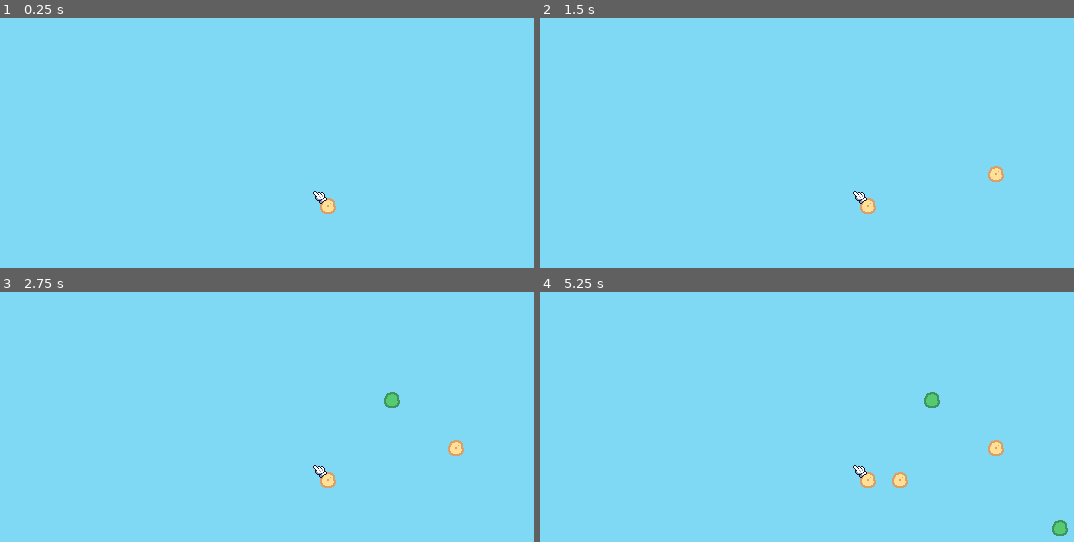
Above: before the commit, frames 1-4 (two rows, left to right).
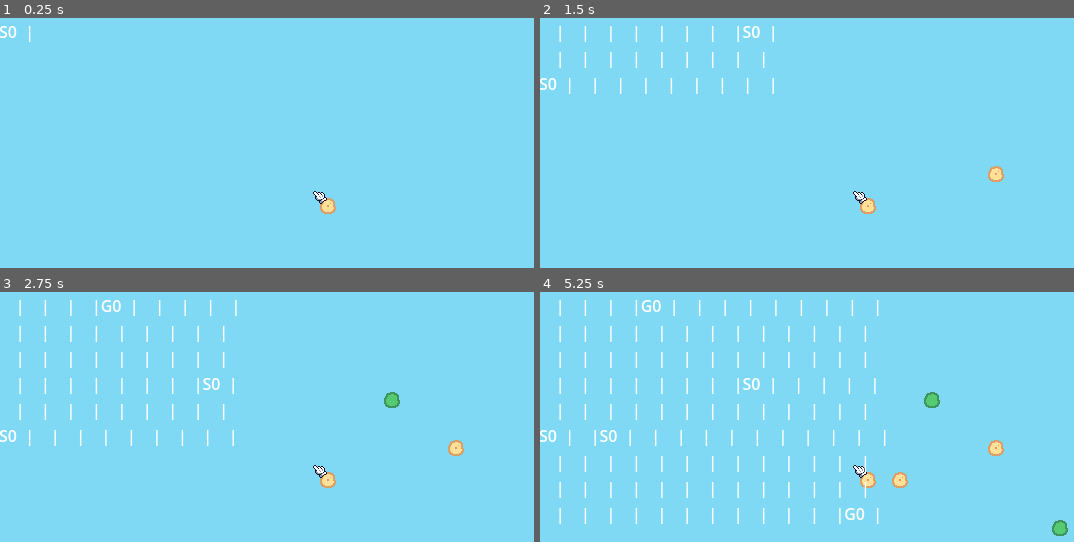
Above: after the commit, the same moments.

Repository: ninesliced/micro-jam-061
Game: Godot game, scene res://src/scripts/game/game.tscn
Two runs of this game, one before a commit and one after it. Both use one fixed random seed, a clock stepped at 60 frames per second and the inputs below. This scene is started directly instead of the project's main scene.
Inputs (mouse positions are in pixels of both pictures, inside the frame that each line leads up to):
- Up to frame 1 (0.25 s): no input
- Up to frame 2 (1.5 s): tap Enter at 0.5 s; move the mouse to (999, 180) at 0.52 s; hold Shift 0.53-1.28 s; click (999, 180) at 0.67 s; tap Space at 0.77, 1.25 s; move the mouse to (732, 215) at 1.27 s; tap Shift at 1.35 s; click (732, 215) at 1.42 s
- Up to frame 3 (2.75 s): tap Space at 1.52 s; tap Enter at 2 s; move the mouse to (384, 392) at 2.02 s; hold Shift from 2.03 s (still down); click (384, 392) at 2.17 s
- Up to frame 4 (5.25 s): tap Space at 2.75, 3.02, 3.77, 4.25, 4.52 s; move the mouse to (outside the picture) at 2.77 s; release Shift at 2.78 s; tap Shift at 2.85, 4.35 s; click (outside the picture) at 2.92 s; tap Enter at 3.5 s; move the mouse to (1052, 527) at 3.52 s; hold Shift 3.53-4.28 s; click (1052, 527) at 3.67 s; move the mouse to (668, 417) at 4.27 s; click (668, 417) at 4.42 s; move the mouse to (892, 472) at 5.02 s; hold Shift from 5.03 s (still down); click (892, 472) at 5.17 s

The runs differ from the first frame. In frame 1, 0.1% of the frame differs, in the area x 0-6%, y 3-10%; in frame 2, 0.8%; in frame 3, 1.6%; in frame 4, 3.3%, in the area x 0-65%, y 3-93%.

Commit message:
BIG BUG FIX

Diff:
--- a/src/scripts/block/block.gd
+++ b/src/scripts/block/block.gd
@@ -12,6 +12,8 @@
 	self.map_referance = map
 	self.element = element_
 	self.item = item_
+	# self.item.current_state = 0
+	# self.element.erosion_level = 0
 
 func set_element(element_):
 	self.element = element_
@@ -20,9 +22,10 @@
 	self.item = new_item
 	self.item.current_state = 0
 	self.element.erosion_level = 0
-	if new_item == Map.item_type["Tree"]:
+	print(item, item.item_name)
+	if new_item and new_item.item_name == "Tree":
 		if not has_water_next_to():
-			set_element(Map.element_type["Grass"])
+			set_element(Map.get_element_by_name("Grass"))
 
 func _on_random_tick_item():
 	# Si il a un voisin arbre alors il peut placer un une seed
@@ -33,10 +36,13 @@
 		return
 	var random_f = randf()
 	if random_f < self.item.random_state_update:
-		if self.item == Map.item_type["Seed"]:
+		print(random_f, self.item.random_state_update)
+		if self.item.item_name == "Seed":
 			self.item.current_state += 1
+			print("updated", self.item.current_state)
+
 			if self.item.current_state >= self.item.max_random_state:
-				self.set_item(Map.item_type["Tree"])
+				self.set_item(Map.get_item_by_name("Tree"))
 			self.map_referance.a_block_was_updated(self.position, self)
 
 func _on_random_tick_element():
@@ -50,8 +56,8 @@
 			erodate_block()
 
 func erodate_block():
-	if self.element == Map.element_type["Grass"]:
-		self.set_element(Map.element_type["Sand"])
+	if self.element == Map.get_element_by_name("Grass"):
+		self.set_element(Map.get_element_by_name("Sand"))
 	else:
 		self.map_referance.destroy_block(self.position)
 
--- a/src/scripts/block/element/dirt.tres
+++ b/src/scripts/block/element/dirt.tres
@@ -1,8 +1,8 @@
-[gd_resource type="Resource" script_class="Element" format=3 uid="uid://hcdvtx3eiegl"]
+[gd_resource type="Resource" script_class="ElementResource" format=3 uid="uid://hcdvtx3eiegl"]
 
-[ext_resource type="Script" uid="uid://cpo8dsmhbq7g4" path="res://src/scripts/block/element/element.gd" id="1_alte1"]
+[ext_resource type="Script" uid="uid://cvu4shs4ydd2q" path="res://src/scripts/block/element/element_resource.gd" id="1_alte1"]
 
 [resource]
 script = ExtResource("1_alte1")
 name = "Dirt"
-metadata/_custom_type_script = "uid://cpo8dsmhbq7g4"
+metadata/_custom_type_script = "uid://cvu4shs4ydd2q"
--- a/src/scripts/block/element/element.gd
+++ b/src/scripts/block/element/element.gd
@@ -1,12 +1,28 @@
-extends Resource
+extends Node
 class_name Element
 
-@export var name: String
-@export var texture: Texture2D
-@export var terrain_set: int = 0
-@export var terrain: int = 0
-@export var tile_map_layer: String = "ElementLayer"
+var element_name: String
+var texture: Texture2D
+var terrain_set: int = 0
+var terrain: int = 0
+var tile_map_layer: String = "ElementLayer"
 
 var erosion_level = 0
-@export var erosion_proba: float = -1
-@export var erosion_max = 15
+var erosion_proba: float = -1
+var erosion_max = 15
+
+@export var element_resource: ElementResource
+
+func get_value_letter():
+	return self.element_name[0] + str(erosion_level)
+
+func _init(element_resource_: ElementResource) -> void:
+	self.element_name = element_resource_.name
+	self.texture = element_resource_.texture
+	self.terrain_set = element_resource_.terrain_set
+	self.terrain = element_resource_.terrain
+	self.tile_map_layer = element_resource_.tile_map_layer
+	erosion_level = element_resource_.erosion_level
+	self.erosion_proba = element_resource_.erosion_proba
+	self.erosion_max = element_resource_.erosion_max
+	element_resource = element_resource_
--- /dev/null
+++ b/src/scripts/block/element/element_resource.gd
@@ -0,0 +1,15 @@
+extends Resource
+class_name ElementResource
+
+@export var name: String
+@export var texture: Texture2D
+@export var terrain_set: int = 0
+@export var terrain: int = 0
+@export var tile_map_layer: String = "ElementLayer"
+
+var erosion_level = 0
+@export var erosion_proba: float = -1
+@export var erosion_max = 15
+
+func get_value_letter():
+	return name[0] + str(erosion_level)
--- a/src/scripts/block/element/grass.tres
+++ b/src/scripts/block/element/grass.tres
@@ -1,12 +1,9 @@
-[gd_resource type="Resource" script_class="Element" format=3 uid="uid://bb10qm143aju3"]
+[gd_resource type="Resource" script_class="ElementResource" format=3 uid="uid://dgv46vbi4sat6"]
 
-[ext_resource type="Script" uid="uid://cpo8dsmhbq7g4" path="res://src/scripts/block/element/element.gd" id="1_0nutm"]
+[ext_resource type="Script" uid="uid://cvu4shs4ydd2q" path="res://src/scripts/block/element/element_resource.gd" id="1_0nutm"]
 
 [resource]
 script = ExtResource("1_0nutm")
-name = "Grasse"
+name = "Grass"
 terrain = 1
-tile_map_layer = "GrassLayer"
-erosion_proba = 0.2
-erosion_max = 5
-metadata/_custom_type_script = "uid://cpo8dsmhbq7g4"
+metadata/_custom_type_script = "uid://cvu4shs4ydd2q"
--- a/src/scripts/block/element/sand.tres
+++ b/src/scripts/block/element/sand.tres
@@ -1,10 +1,10 @@
-[gd_resource type="Resource" script_class="Element" format=3 uid="uid://7yj7w6o3bm87"]
+[gd_resource type="Resource" script_class="ElementResource" format=3 uid="uid://7yj7w6o3bm87"]
 
-[ext_resource type="Script" uid="uid://cpo8dsmhbq7g4" path="res://src/scripts/block/element/element.gd" id="1_pva6h"]
+[ext_resource type="Script" uid="uid://cvu4shs4ydd2q" path="res://src/scripts/block/element/element_resource.gd" id="1_pva6h"]
 
 [resource]
 script = ExtResource("1_pva6h")
 name = "Sand"
 erosion_proba = 0.01
 erosion_max = 5
-metadata/_custom_type_script = "uid://cpo8dsmhbq7g4"
+metadata/_custom_type_script = "uid://cvu4shs4ydd2q"
--- a/src/scripts/block/item/item.gd
+++ b/src/scripts/block/item/item.gd
@@ -1,13 +1,30 @@
 extends Resource
 class_name Item
 
-@export var name: String
-@export var texture: Texture2D
+var item_name: String
+var texture: Texture2D
 
 var current_state = 0
 var water_level = 0
-@export var random_state_update: float = 0.2
-@export var max_random_state = 4
+var random_state_update: float = 0.2
+var max_random_state = 4
 
-@export var tileset_source_id = 0
-@export var tileset_atlas_coord = Vector2i(0, 0)
+var tileset_source_id = 0
+var tileset_atlas_coord = Vector2i(0, 0)
+
+
+@export var item_resource: ItemResource
+
+func get_value_letter():
+	return item_name[0] + str(current_state)
+
+func _init(item_resource_: ItemResource) -> void:
+	self.item_name = item_resource_.name
+	self.texture = item_resource_.texture
+	current_state = item_resource_.current_state
+	water_level = item_resource_.water_level
+	self.random_state_update = item_resource_.random_state_update
+	self.max_random_state = item_resource_.max_random_state
+	self.tileset_source_id = item_resource_.tileset_source_id
+	self.tileset_atlas_coord = item_resource_.tileset_atlas_coord
+	item_resource = item_resource_
--- /dev/null
+++ b/src/scripts/block/item/item_resource.gd
@@ -0,0 +1,16 @@
+extends Resource
+class_name ItemResource
+
+@export var name: String
+@export var texture: Texture2D
+
+var current_state = 0
+var water_level = 0
+@export var random_state_update: float = 0.2
+@export var max_random_state = 4
+
+@export var tileset_source_id = 0
+@export var tileset_atlas_coord = Vector2i(0, 0)
+
+func get_value_letter():
+	return name[0] + str(current_state)
--- a/src/scripts/block/item/seed.tres
+++ b/src/scripts/block/item/seed.tres
@@ -1,10 +1,10 @@
-[gd_resource type="Resource" script_class="Item" format=3 uid="uid://dis1dmgr8ll1d"]
+[gd_resource type="Resource" script_class="ItemResource" format=3 uid="uid://dis1dmgr8ll1d"]
 
-[ext_resource type="Script" uid="uid://hwwhmb8dfkrk" path="res://src/scripts/block/item/item.gd" id="1_0lp32"]
+[ext_resource type="Script" uid="uid://cxe6xhurg1qks" path="res://src/scripts/block/item/item_resource.gd" id="1_0lp32"]
 
 [resource]
 script = ExtResource("1_0lp32")
 name = "Seed"
 random_state_update = 1.0
 tileset_source_id = 7
-metadata/_custom_type_script = "uid://hwwhmb8dfkrk"
+metadata/_custom_type_script = "uid://cxe6xhurg1qks"
--- a/src/scripts/block/item/tree.tres
+++ b/src/scripts/block/item/tree.tres
@@ -1,6 +1,6 @@
-[gd_resource type="Resource" script_class="Item" format=3 uid="uid://bys1fy8gb7200"]
+[gd_resource type="Resource" script_class="ItemResource" format=3 uid="uid://bys1fy8gb7200"]
 
-[ext_resource type="Script" uid="uid://hwwhmb8dfkrk" path="res://src/scripts/block/item/item.gd" id="1_2uclw"]
+[ext_resource type="Script" uid="uid://cxe6xhurg1qks" path="res://src/scripts/block/item/item_resource.gd" id="1_2uclw"]
 
 [resource]
 script = ExtResource("1_2uclw")
@@ -8,4 +8,4 @@
 random_state_update = -1.0
 tileset_source_id = 7
 tileset_atlas_coord = Vector2i(3, 0)
-metadata/_custom_type_script = "uid://hwwhmb8dfkrk"
+metadata/_custom_type_script = "uid://cxe6xhurg1qks"
--- a/src/scripts/block/sand.tres
+++ /dev/null
@@ -1,8 +0,0 @@
-[gd_resource type="Resource" script_class="Block" format=3 uid="uid://k06ugpn5l8an"]
-
-[ext_resource type="Script" uid="uid://dljk8x63582jq" path="res://src/scripts/block/block.gd" id="1_i04ik"]
-
-[resource]
-resource_name = "Sand"
-script = ExtResource("1_i04ik")
-metadata/_custom_type_script = "uid://dljk8x63582jq"
--- a/src/scripts/game/game.tscn
+++ b/src/scripts/game/game.tscn
@@ -137,3 +137,11 @@
 [node name="HandSprite" type="Sprite2D" parent="Hand" unique_id=824478699]
 unique_name_in_owner = true
 texture = ExtResource("10_8wyrr")
+
+[node name="Debeugue" type="Label" parent="." unique_id=637421362]
+unique_name_in_owner = true
+offset_left = -321.0
+offset_top = -178.0
+offset_right = 120.0
+offset_bottom = 81.0
+text = "HJLKJFHKDJSHKLFJHSD"
--- a/src/scripts/map/map.gd
+++ b/src/scripts/map/map.gd
@@ -1,18 +1,27 @@
 extends Node2D
 class_name Map
 
-static var element_type: Dictionary[String, Element] = {
+static var element_type: Dictionary[String, ElementResource] = {
 	"Sand" = load("res://src/scripts/block/element/sand.tres"),
 	"Grass" = load("res://src/scripts/block/element/grass.tres")
 }
 
 
-static var item_type: Dictionary[String, Item] = {
+static var item_type: Dictionary[String, ItemResource] = {
 	"Seed" = load("res://src/scripts/block/item/seed.tres"),
 	"Tree" = load("res://src/scripts/block/item/tree.tres"),
-	"Barrier" = load("res://src/scripts/block/item/seed.tres")
 }
 
+
+static func get_element_by_name(name) -> Element:
+	if not name in element_type.keys():
+		return null
+	return Element.new(element_type[name])
+
+static func get_item_by_name(name) -> Item:
+	if not name in item_type.keys():
+		return null
+	return Item.new(item_type[name])
 
 var map: Dictionary[Vector2i, Block] = {}
 
@@ -21,7 +30,7 @@
 @onready var grass_layer: TileMapLayer = $GrassLayer
 
 func _ready() -> void:
-	place_element(Vector2i(0,0), element_type["Sand"])
+	place_element(Vector2i(0,0), get_element_by_name("Sand"))
 
 
 func is_element_placable(pos: Vector2i):
@@ -46,7 +55,7 @@
 	if is_element_placable(pos) and picakble:
 		match picakble.type:
 			Pickable.PickableType.Sand:
-				place_element(pos, element_type["Sand"])
+				place_element(pos, get_element_by_name("Sand"))
 				return true
 
 	# Place item
@@ -55,10 +64,7 @@
 	if current_block != null and current_block.item == null and picakble:
 		match picakble.type:
 			Pickable.PickableType.Seed:
-				place_item(pos, item_type["Seed"])
-				return true
-			Pickable.PickableType.Wood:
-				place_item(pos, item_type["Wood"])
+				place_item(pos, get_item_by_name("Seed"))
 				return true
 	return false
 
@@ -106,14 +112,13 @@
 					var pickable = Pickable.new()
 					var elem
 					if selected == 0:
-						elem = element_type["Sand"]
+						elem = get_element_by_name("Sand")
 					elif selected == 1:
-						elem = element_type["Grass"]
+						elem = get_element_by_name("Grass")
 					place_element(grid_pos, elem)
 				else:
 					var game = $".."
 					var pickable = game.get_hand()
-					print(grid_pos)
 					var interact_has_worked = interact_at(grid_pos, pickable)
 					if interact_has_worked:
 						game.use_hand()
@@ -131,3 +136,30 @@
 		for pos in map.keys():
 			var block = map[pos]
 			block._on_random_tick()
+	%Debeugue.text = map_to_text()
+
+func map_to_text():
+	var texte = ""
+	var min_i = 1000
+	var max_i = -1000
+	var min_j = 1000
+	var max_j = -1000
+	for pos in map.keys():
+		min_i = min(min_i, pos.x)
+		max_i = max(max_i, pos.x)
+		min_j = min(min_j, pos.y)
+		max_j = max(max_j, pos.y)
+	for j in range(min_j, max_j+1):
+		for i in range(min_i, max_i+1):
+			var blok = get_current_block(Vector2i(i, j))
+			if blok:
+				texte += blok.element.get_value_letter()
+				if blok.item:
+					texte += blok.item.get_value_letter() + "|"
+				else:
+					texte += "  |"
+			else:
+				texte += "    |"
+		texte += "\n"
+
+	return texte
Not shown, added: src/scripts/block/element/element_resource.gd.uid
Not shown, added: src/scripts/block/item/item_resource.gd.uid
